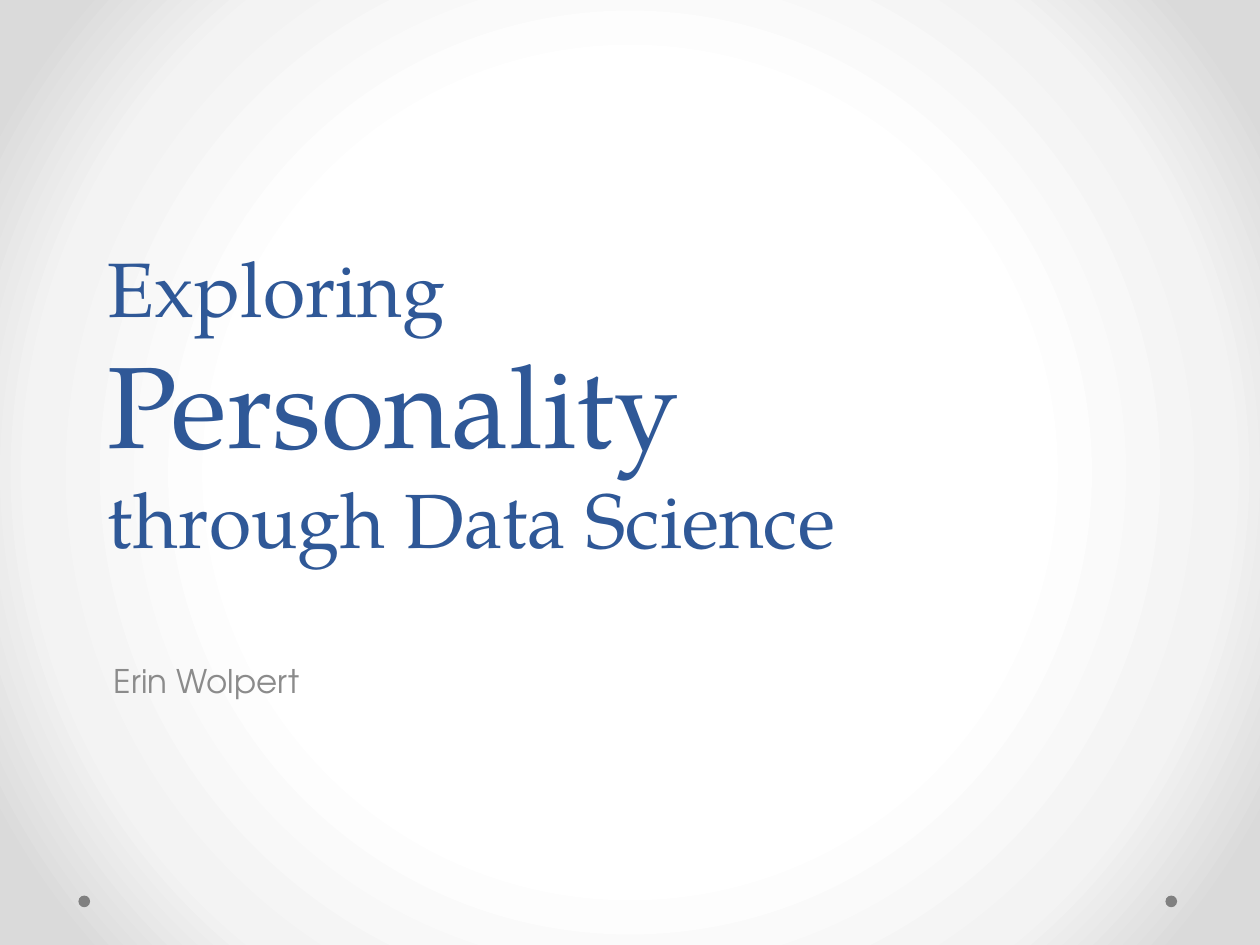
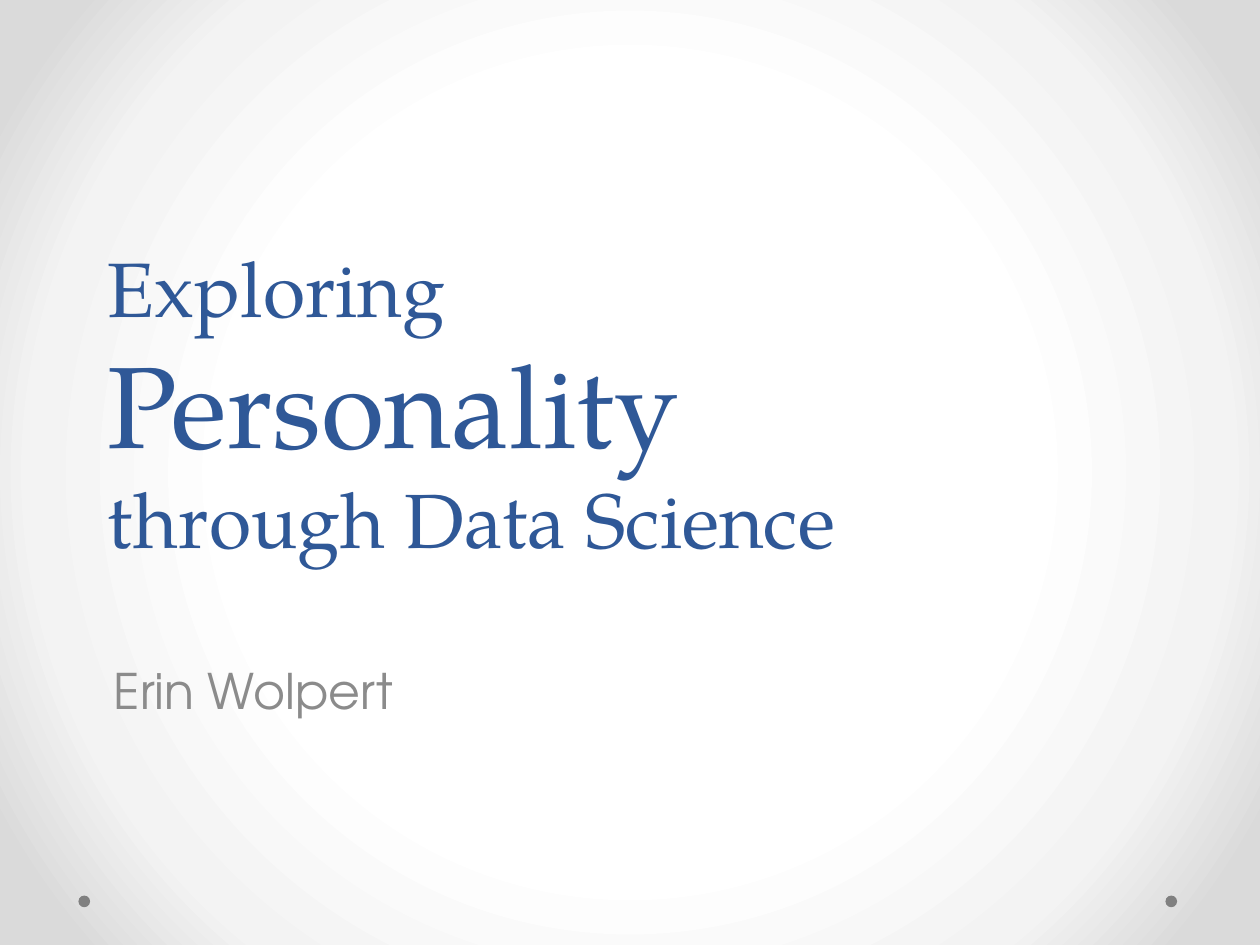
Before and after one commit to alacrity28/personality, a slide deck: slide 1 of presentation_ErinWolpert.pptx. Drawn at 1260x945 pixels with LibreOffice and Linux fonts; fonts in the diff are those of the drawing. Boxes give left, top, right and bottom in pixels: in the first picture for what was removed or moved away, otherwise in the second. Text is boxed around its words. In the diff, an @@ line names an element or a change of style, - is before the commit and + after.

```diff
--- a/presentation_ErinWolpert.pptx
+++ b/presentation_ErinWolpert.pptx
@@ subtitle "Erin Wolpert" at (x1=114, y1=673, x2=393, y2=719): size 18.6 to 28 pt; more space between paragraphs @@
```
Also in this commit, not shown: 3 other slides changed, 2 slides added, 2 slides removed, 8 other files.
